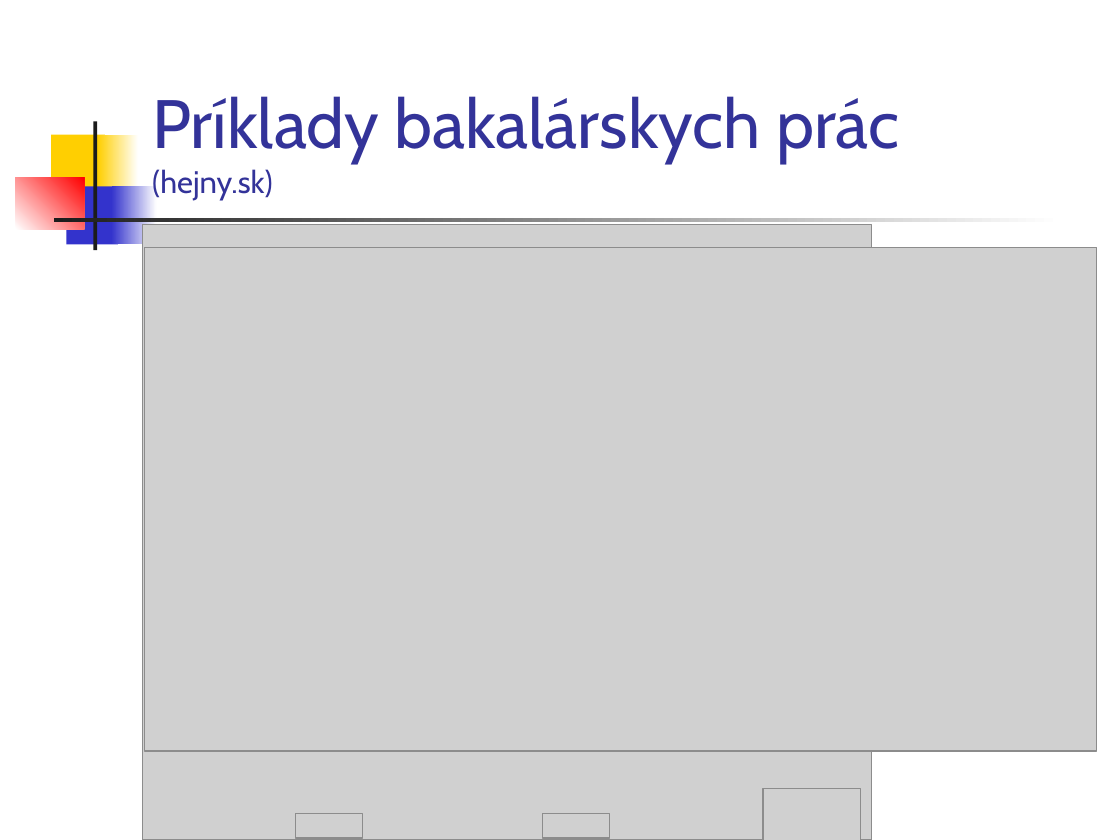
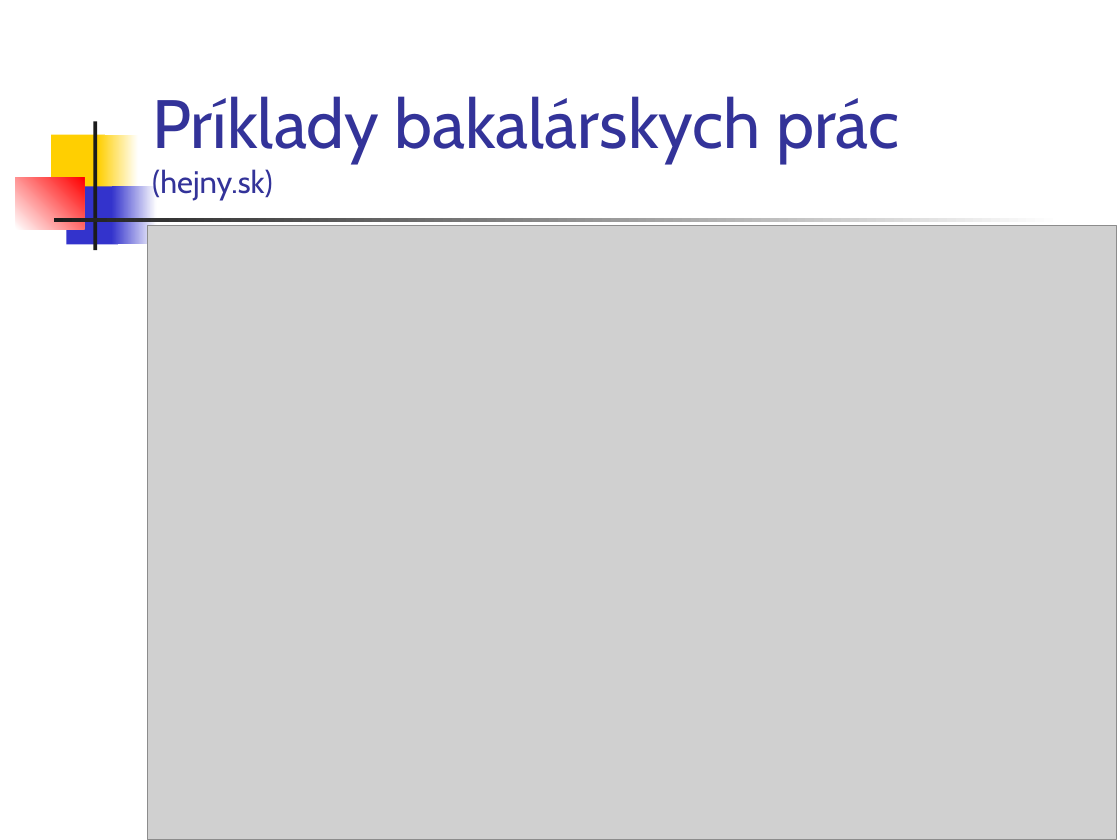
Before and after one commit to vmandro/Prednasky, a slide deck: slide 7 of 01/01_Uvod.ppt (slide 6 before the commit). Drawn at 1120x840 pixels with LibreOffice and Linux fonts; fonts in the diff are those of the drawing; grey boxes stand for pictures. Boxes give left, top, right and bottom in pixels: in the first picture for what was removed or moved away, otherwise in the second. Text is boxed around its words. In the diff, an @@ line names an element or a change of style, - is before the commit and + after.

```diff
--- a/01/01_Uvod.ppt
+++ b/01/01_Uvod.ppt
@@ picture: place and size @@
-picture at box(142, 225, 871, 840)
+picture at box(148, 226, 1117, 840)
@@ picture removed at box(144, 248, 1096, 752) @@
@@ picture removed at box(763, 788, 860, 840) @@
@@ picture removed at box(296, 814, 363, 839) @@
@@ picture removed at box(543, 814, 610, 839) @@
```
Also in this commit, not shown: 1 other slide changed, 1 slide added, 6 other files.
